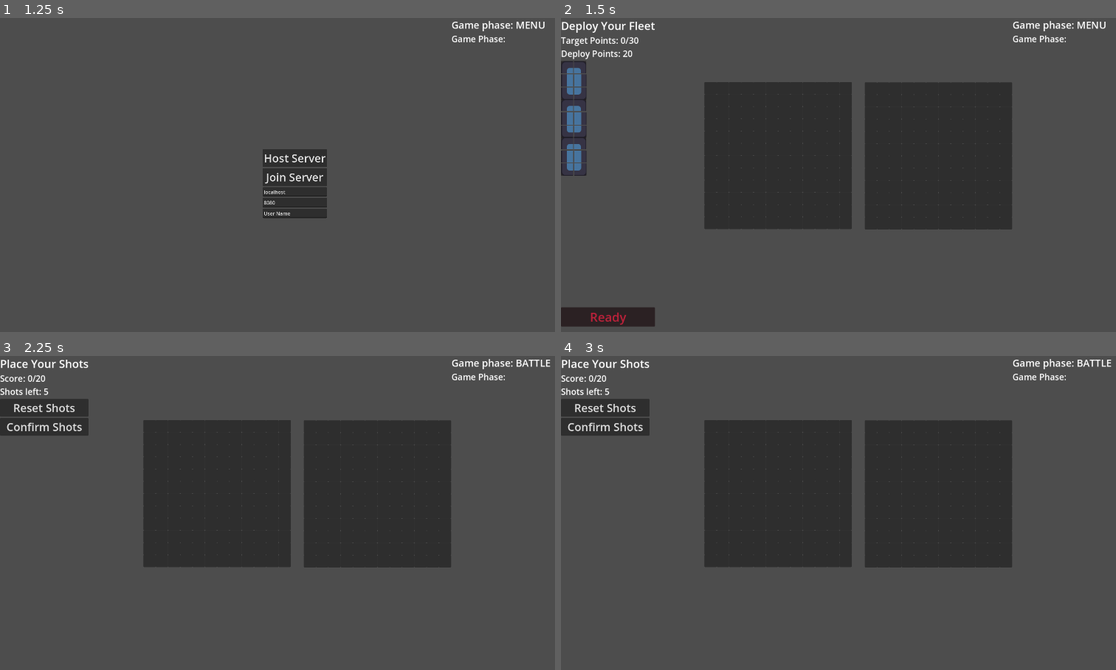
Above: before the commit, frames 1-4 (two rows, left to right).
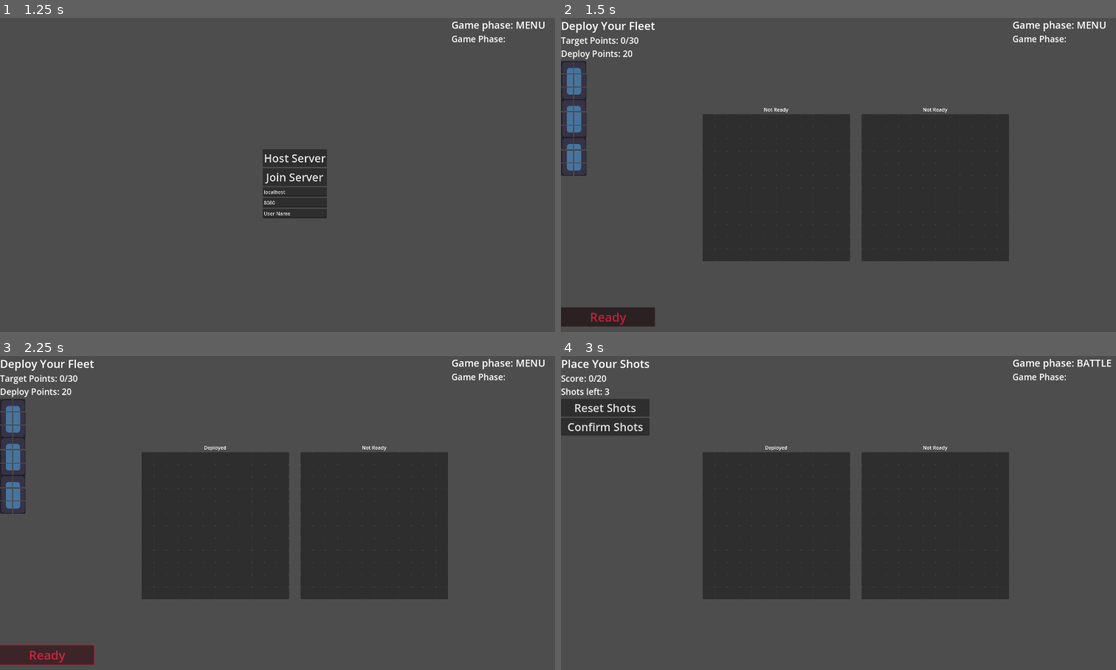
Above: after the commit, the same moments.

Repository: super-Colin/warboats
Game: Godot game, scene res://game.tscn
Same seed, same stepped clock (60 frames per second), same inputs: the game is played once before the commit and once after it. The engine's default icon, where the game draws it, is replaced by a stand-in: a white triangle on a blue panel in a dark square.
Inputs (mouse positions are in pixels of both pictures, inside the frame that each line leads up to):
- Up to frame 1 (1.25 s): tap Enter at 0.5 s; move the mouse to (421, 165) at 0.52 s; click (421, 165) at 0.6 s
- Up to frame 2 (1.5 s): click "Host Server" at 1.25 s
- Up to frame 3 (2.25 s): click "Ready" at 2 s
- Up to frame 4 (3 s): click (605, 654) at 2.75 s, where only the run after the commit has a clickable "Ready"

Frame 1 is identical in both runs. In frame 2, 11% of the frame differs, in the area x 25-82%, y 20-78%; in frame 3, 16%, in the area x 0-100%, y 1-99%; in frame 4, 11%.

Commit message:
very basic rpc startings

Diff:
--- a/UI/deploy_menu.gd
+++ b/UI/deploy_menu.gd
@@ -1,19 +1,22 @@
 extends Control
 
-@onready var remainingDeployPoints = Globals.roundDeployPoints
+#@onready var remainingDeployPoints = Globals.roundDeployPoints
 #var startingDeployPoints = 20
 
+signal s_deployConfirmed
+
 func _ready() -> void:
-	%ReadyButton.pressed.connect(func():Globals.s_deployReady.emit())
-	Globals.s_beginBattlePhase.connect(_beginBattlePhase)
-	Globals.s_boardChanged.connect(_boardUpdated)
-	setShowReadyWuttonNotReady()
+	#%ReadyButton.pressed.connect(func():Globals.s_deployReady.emit())
+	%ReadyButton.pressed.connect(func():s_deployConfirmed.emit())
+	#Globals.s_beginBattlePhase.connect(_beginBattlePhase)
+	#Globals.s_boardChanged.connect(_boardUpdated)
+	deployCanNotBeConfirmed()
 
-func _beginBattlePhase():
-	$'.'.visible = false
-	_boardUpdated()
+#func _beginBattlePhase():
+	#$'.'.visible = false
+	#updateLabels()
 
-func _boardUpdated():
+func updateLabels():
 	updateDeployPoints()
 	updateTargetPoints()
 
@@ -24,8 +27,9 @@
 func updateTargetPoints():
 	%TargetPoints.text = "Target Points: " + str(Globals.friendlyGrid.calcTotalTargetPoints()) + "/" + str(Globals.roundMinTargetPoints)
 
-func setShowReadyWuttonNotReady():
+
+func deployCanNotBeConfirmed():
 	%ReadyButton.modulate = "d82643"
 
-func setShowReadyWuttonIsReady():
+func deployCanBeConfirmed():
 	%ReadyButton.modulate = "3dc300"
--- a/UI/deploy_menu.tscn
+++ b/UI/deploy_menu.tscn
@@ -6,7 +6,6 @@
 [node name="DeployMenu" type="Control"]
 layout_mode = 3
 anchors_preset = 0
-pivot_offset = Vector2(117, 862)
 mouse_filter = 1
 script = ExtResource("1_d8m1q")
 
--- /dev/null
+++ b/board.gd
@@ -0,0 +1,87 @@
+extends Control
+
+var isHost = true
+#var bothPlayersReady = false # This will be used each cycle
+var playersReady = []
+
+
+# Called when the node enters the scene tree for the first time.
+func _ready() -> void:
+	Globals.s_beginDeployPhase.connect(_beginDeployPhase)
+	#$Grids/Friendly/Grid.s_boardChanged
+	Globals.s_beginBattlePhase.connect(_beginBattlePhase)
+	$Grids/Friendly/Grid.s_boardChanged.connect(_boardUpdated)
+	$DeployMenu.s_deployConfirmed.connect(deployConfirmed)
+
+
+
+
+@rpc("authority", "call_local", "reliable")
+func updateBoardState():
+	print("board - updating state... RPC??")
+
+
+@rpc("any_peer", "call_local", "reliable")
+func updateReadyStateLabels(pId):
+	print("board - updating state... RPC??: ", pId)
+	if pId == Network.id():
+		$Grids/Friendly/Label.text = "Deployed"
+	else:
+		$Grids/Enemy/Label.text = "Deployed"
+	playersReady.append(pId)
+	if playersReady.size() == 2:
+		print("board - both players ready")
+		_beginBattlePhase()
+
+#func getBoardState():
+	#return {
+		#"shipsContained":[]
+	#}
+
+func _beginBattlePhase():
+	print("board - start battle")
+	playersReady = []
+	$DeployMenu.visible = false
+	$BattleMenu.visible = true
+	$Grids/Friendly/Grid.lockShipsIntoPlace()
+	Globals.currentBattlePhase = Globals.BattlePhases.BATTLE
+
+func isDeployReady():
+	if Globals.roundMinTargetPoints <= $Grids/Friendly/Grid.calcTotalTargetPoints():
+		print("board - deploy is ready")
+		$DeployMenu.deployIsReady()
+		#$Grids/Friendly.text = "Deployed"
+
+func _boardUpdated():
+	$DeployMenu.updateLabels()
+	if Globals.roundMinTargetPoints <= $Grids/Friendly/Grid.calcTotalTargetPoints():
+		print("board - deploy is ready")
+		$DeployMenu.deployCanBeConfirmed()
+
+func deployConfirmed():
+	#$DeployMenu.visible = true
+	#$Grids/Friendly/Label.text = "Deployed"
+	updateReadyStateLabels.rpc(Network.id())
+
+
+
+func _beginDeployPhase():
+	$DeployMenu.visible = true
+	$BattleMenu.visible = false
+	#$Grids/Freindly.visible = true
+	#$Grids/Enemy.visible = true
+
+#func _updateDeployMenu():
+	#$DeployMenu._boardUpdated()
+
+
+func checkIfFriendlySideDeployReady():
+	#$Grids/Enemy/Grid
+	$Grids/Friendly/Grid
+
+
+
+	#%DeployPoints.text = "Deploy Points: " + str(Globals.friendlyGrid.startingDeployPoints - Globals.friendlyGrid.calcSpentDeployPoints())
+#
+#func updateTargetPoints():
+	#%TargetPoints.text = "Target Points: " + str(Globals.friendlyGrid.calcTotalTargetPoints()) + "/" + str(Globals.roundMinTargetPoints)
--- a/board.tscn
+++ b/board.tscn
@@ -1,5 +1,6 @@
-[gd_scene load_steps=4 format=3 uid="uid://ugyxohxdxp8f"]
+[gd_scene load_steps=5 format=3 uid="uid://ugyxohxdxp8f"]
 
+[ext_resource type="Script" path="res://board.gd" id="1_hi53t"]
 [ext_resource type="PackedScene" uid="uid://dbkjmy0ilupqk" path="res://UI/deploy_menu.tscn" id="1_of124"]
 [ext_resource type="PackedScene" uid="uid://c8o6dr3fknptg" path="res://board_grid.tscn" id="1_rgxrr"]
 [ext_resource type="PackedScene" uid="uid://d03hcdnfcf6og" path="res://UI/battle_menu.tscn" id="3_n8rou"]
@@ -11,10 +12,10 @@
 anchor_bottom = 1.0
 grow_horizontal = 2
 grow_vertical = 2
+mouse_filter = 2
+script = ExtResource("1_hi53t")
 
-[node name="DeployMenu" parent="." instance=ExtResource("1_of124")]
-
-[node name="HBoxContainer" type="HBoxContainer" parent="."]
+[node name="Grids" type="HBoxContainer" parent="."]
 layout_mode = 1
 anchors_preset = 8
 anchor_left = 0.5
@@ -28,27 +29,35 @@
 grow_horizontal = 2
 grow_vertical = 2
 
-[node name="Friendly" type="VBoxContainer" parent="HBoxContainer"]
+[node name="Friendly" type="VBoxContainer" parent="Grids"]
 layout_mode = 2
 
-[node name="Label" type="Label" parent="HBoxContainer/Friendly"]
+[node name="Label" type="Label" parent="Grids/Friendly"]
 layout_mode = 2
 text = "Not Ready"
 horizontal_alignment = 1
 
-[node name="Grid" parent="HBoxContainer/Friendly" instance=ExtResource("1_rgxrr")]
+[node name="Grid" parent="Grids/Friendly" instance=ExtResource("1_rgxrr")]
 layout_mode = 2
 
-[node name="Enemy" type="VBoxContainer" parent="HBoxContainer"]
+[node name="MarginContainer" type="MarginContainer" parent="Grids"]
+custom_minimum_size = Vector2(30, 0)
 layout_mode = 2
 
-[node name="Label" type="Label" parent="HBoxContainer/Enemy"]
+[node name="Enemy" type="VBoxContainer" parent="Grids"]
+layout_mode = 2
+
+[node name="Label" type="Label" parent="Grids/Enemy"]
 layout_mode = 2
 text = "Not Ready"
 horizontal_alignment = 1
 
-[node name="Grid" parent="HBoxContainer/Enemy" instance=ExtResource("1_rgxrr")]
+[node name="Grid" parent="Grids/Enemy" instance=ExtResource("1_rgxrr")]
 layout_mode = 2
+friendly = false
+
+[node name="DeployMenu" parent="." instance=ExtResource("1_of124")]
+layout_mode = 1
 
 [node name="BattleMenu" parent="." instance=ExtResource("3_n8rou")]
 visible = false
--- a/board_grid.gd
+++ b/board_grid.gd
@@ -7,12 +7,14 @@
 var shipsContained = [] :
 	set(newVal):
 		shipsContained = newVal
-		Globals.s_boardChanged.emit()
+		s_boardChanged.emit()
 
 var cell_scene = preload("res://grid_cell.tscn")
 
 signal s_removeShipFromBoard(shipId)
 signal s_clearBoardHighlights
+signal s_boardChanged
+
 
 var currentlyHighlightedCells = []
 var unconfirmedShots = 0
@@ -35,6 +37,7 @@
 
 
 
+
 func setShipIntoGrid(ship:Node, startingCoord:Vector2):
 	print("grid - setting ship")
 	if shipsContained.has(ship):
@@ -48,14 +51,21 @@
 			cellsRefs[xActual][yActual].setShipTexture(ship, shipTextureTile)
 	if not shipsContained.has(ship):
 		shipsContained.append(ship)
-		#Globals.s_spentDeployPoints.emit(ship.deployCost)
-		Globals.s_boardChanged.emit()
-	#Globals.s_deployBoardChanged.emit()
+		s_boardChanged.emit()
+	ship.placedAt = startingCoord
+
+func lockShipsIntoPlace():
+	for c in $'.'.get_children():
+		c.lockIntoPlace()
+
+
+
 
 func removeShipFromBoard(ship:Node):
 	#Globals.s_refundDeployPoints.emit(ship.deployCost)
 	s_removeShipFromBoard.emit(ship.shipId)
 	Globals.s_boardChanged.emit()
+	# TODO make removable..?
 
 
 
@@ -160,6 +170,7 @@
 
 func _resetShotMarkers():
 	unconfirmedShots = 0
+
 func _placeShotMarker(coords):
 	if not Globals.currentBattlePhase == Globals.BattlePhases.BATTLE:
 		return
--- a/board_grid.tscn
+++ b/board_grid.tscn
@@ -332,3 +332,97 @@
 offset_top = 276.0
 offset_right = 338.0
 offset_bottom = 316.0
+
+[node name="GridCell57" parent="Cells" instance=ExtResource("2_48pd0")]
+offset_left = 343.0
+offset_right = 383.0
+offset_bottom = 40.0
+
+[node name="GridCell58" parent="Cells" instance=ExtResource("2_48pd0")]
+offset_left = 343.0
+offset_top = 45.0
+offset_right = 383.0
+offset_bottom = 85.0
+
+[node name="GridCell59" parent="Cells" instance=ExtResource("2_48pd0")]
+offset_left = 343.0
+offset_top = 90.0
+offset_right = 383.0
+offset_bottom = 130.0
+
+[node name="GridCell60" parent="Cells" instance=ExtResource("2_48pd0")]
+offset_left = 343.0
+offset_top = 135.0
+offset_right = 383.0
+offset_bottom = 175.0
+
+[node name="GridCell61" parent="Cells" instance=ExtResource("2_48pd0")]
+offset_left = 343.0
+offset_top = 182.0
+offset_right = 383.0
+offset_bottom = 222.0
+
+[node name="GridCell62" parent="Cells" instance=ExtResource("2_48pd0")]
+offset_left = 343.0
+offset_top = 229.0
+offset_right = 383.0
+offset_bottom = 269.0
+
+[node name="GridCell63" parent="Cells" instance=ExtResource("2_48pd0")]
+offset_left = 343.0
+offset_top = 276.0
+offset_right = 383.0
+offset_bottom = 316.0
+
+[node name="GridCell64" parent="Cells" instance=ExtResource("2_48pd0")]
+offset_top = 323.0
+offset_right = 40.0
+offset_bottom = 363.0
+
+[node name="GridCell65" parent="Cells" instance=ExtResource("2_48pd0")]
+offset_left = 42.0
+offset_top = 323.0
+offset_right = 82.0
+offset_bottom = 363.0
+
+[node name="GridCell66" parent="Cells" instance=ExtResource("2_48pd0")]
+offset_left = 85.0
+offset_top = 323.0
+offset_right = 125.0
+offset_bottom = 363.0
+
+[node name="GridCell67" parent="Cells" instance=ExtResource("2_48pd0")]
+offset_left = 127.0
+offset_top = 323.0
+offset_right = 167.0
+offset_bottom = 363.0
+
+[node name="GridCell68" parent="Cells" instance=ExtResource("2_48pd0")]
+offset_left = 171.0
+offset_top = 323.0
+offset_right = 211.0
+offset_bottom = 363.0
+
+[node name="GridCell69" parent="Cells" instance=ExtResource("2_48pd0")]
+offset_left = 213.0
+offset_top = 323.0
+offset_right = 253.0
+offset_bottom = 363.0
+
+[node name="GridCell70" parent="Cells" instance=ExtResource("2_48pd0")]
+offset_left = 256.0
+offset_top = 323.0
+offset_right = 296.0
+offset_bottom = 363.0
+
+[node name="GridCell71" parent="Cells" instance=ExtResource("2_48pd0")]
+offset_left = 298.0
+offset_top = 323.0
+offset_right = 338.0
+offset_bottom = 363.0
+
+[node name="GridCell72" parent="Cells" instance=ExtResource("2_48pd0")]
+offset_left = 343.0
+offset_top = 323.0
+offset_right = 383.0
+offset_bottom = 363.0
--- a/game.gd
+++ b/game.gd
@@ -1,4 +1,4 @@
-extends Node2D
+extends Control
 
 
 func _ready() -> void:
@@ -9,9 +9,10 @@
 
 
 func _beginDeployPhase():
-	$Menus/DeployMenu.visible = true
-	$freindly.visible = true
-	$enemy.visible = true
+	$MultiPlayerMenu.visible = false
+	$Board.visible = true
+
+
 
 func _deployReady():
 	Globals.s_beginBattlePhase.emit()
--- a/game.tscn
+++ b/game.tscn
@@ -1,40 +1,31 @@
-[gd_scene load_steps=7 format=3 uid="uid://be72kyjs10j0x"]
+[gd_scene load_steps=5 format=3 uid="uid://be72kyjs10j0x"]
 
 [ext_resource type="Script" path="res://game.gd" id="1_hl5wc"]
-[ext_resource type="PackedScene" uid="uid://c8o6dr3fknptg" path="res://board_grid.tscn" id="1_pion6"]
-[ext_resource type="PackedScene" uid="uid://dbkjmy0ilupqk" path="res://UI/deploy_menu.tscn" id="3_a2hi3"]
-[ext_resource type="PackedScene" uid="uid://d03hcdnfcf6og" path="res://UI/battle_menu.tscn" id="3_l235k"]
+[ext_resource type="PackedScene" uid="uid://ugyxohxdxp8f" path="res://board.tscn" id="3_wcsvu"]
 [ext_resource type="PackedScene" uid="uid://64o0w5isorff" path="res://UI/debug_panel.tscn" id="4_ur8tl"]
 [ext_resource type="PackedScene" uid="uid://tw30s3tgimup" path="res://UI/multiplayer_menu.tscn" id="5_p7d0p"]
 
-[node name="Game" type="Node2D"]
+[node name="Game" type="Control"]
+layout_mode = 3
+anchors_preset = 15
+anchor_right = 1.0
+anchor_bottom = 1.0
+grow_horizontal = 2
+grow_vertical = 2
 script = ExtResource("1_hl5wc")
 
-[node name="Overlay" type="CanvasLayer" parent="."]
+[node name="DebugPanel" parent="." instance=ExtResource("4_ur8tl")]
+layout_mode = 1
+offset_left = -450.0
 
-[node name="Menus" type="CanvasLayer" parent="."]
+[node name="Board" parent="." instance=ExtResource("3_wcsvu")]
+visible = false
+layout_mode = 1
 
-[node name="DeployMenu" parent="Menus" instance=ExtResource("3_a2hi3")]
-visible = false
-
-[node name="BattleMenu" parent="Menus" instance=ExtResource("3_l235k")]
-visible = false
-
-[node name="DebugPanel" parent="Menus" instance=ExtResource("4_ur8tl")]
-
-[node name="MultiPlayerMenu" parent="Menus" instance=ExtResource("5_p7d0p")]
-
-[node name="freindly" parent="." instance=ExtResource("1_pion6")]
-visible = false
-offset_left = 467.0
-offset_top = 209.0
-offset_right = 847.0
-offset_bottom = 589.0
-
-[node name="enemy" parent="." instance=ExtResource("1_pion6")]
-visible = false
-offset_left = 989.0
-offset_top = 210.0
-offset_right = 1369.0
-offset_bottom = 590.0
-friendly = false
+[node name="MultiPlayerMenu" parent="." instance=ExtResource("5_p7d0p")]
+layout_mode = 1
+anchors_preset = 15
+anchor_left = 0.0
+anchor_top = 0.0
+anchor_right = 1.0
+anchor_bottom = 1.0
--- a/globals.gd
+++ b/globals.gd
@@ -61,7 +61,7 @@
 
 
 
-var roundMinTargetPoints = 30
+var roundMinTargetPoints = 1
 var roundDeployPoints = 20
 
 
--- a/network_manager.gd
+++ b/network_manager.gd
@@ -33,6 +33,8 @@
 func isAuthority():
 	return get_multiplayer_authority() != multiplayer.get_unique_id()
 
+func id():
+	return multiplayer.get_unique_id()
 
 # Host
 func _peer_connected(id:int):
